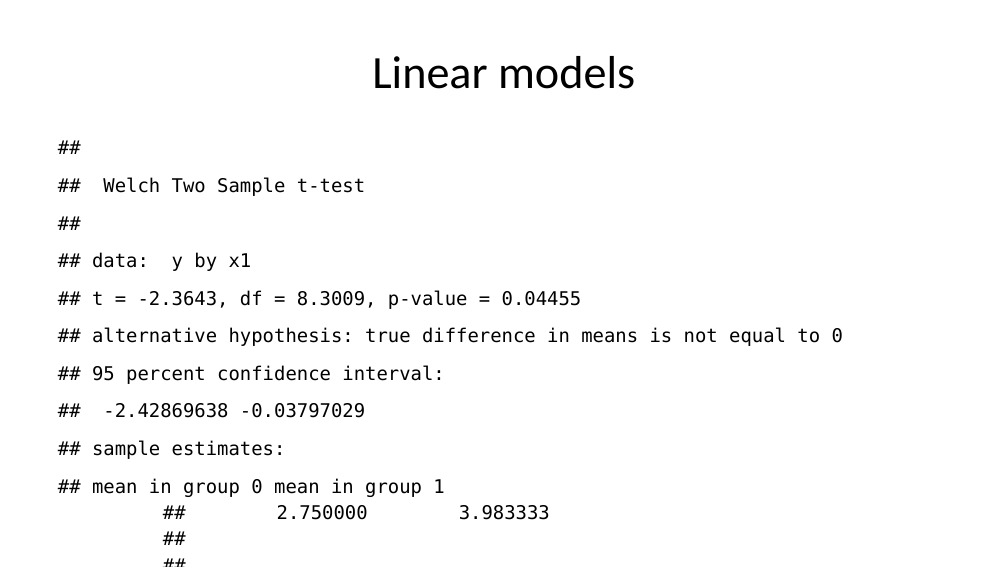
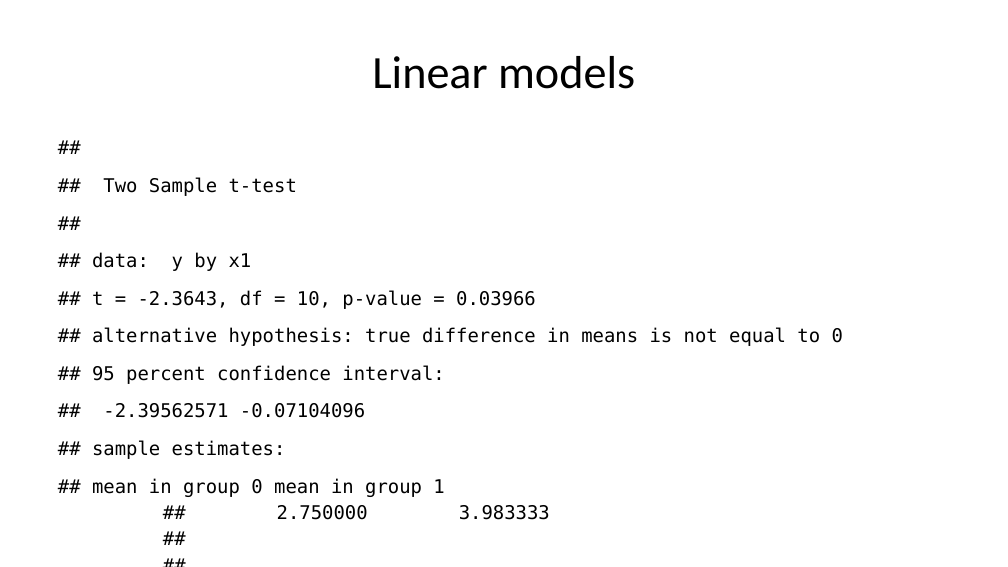
Before and after one commit to ABindoff/R_tutorials, a slide deck: slide 19 of statistical_inference.pptx. Drawn at 1008x567 pixels with LibreOffice and Linux fonts; fonts in the diff are those of the drawing. Boxes give left, top, right and bottom in pixels: in the first picture for what was removed or moved away, otherwise in the second. Text is boxed around its words. In the diff, an @@ line names an element or a change of style, - is before the commit and + after.

```diff
--- a/statistical_inference.pptx
+++ b/statistical_inference.pptx
@@ text at <box>92,177,843,520</box>: text changed @@
-##
-## Welch Two Sample t-test
-##
-## data: y by x1
-## t = -2.3643, df = 8.3009, p-value = 0.04455
-## alternative hypothesis: true difference in means is not equal to 0
-## 95 percent confidence interval:
-## -2.42869638 -0.03797029
-## sample estimates:
-## mean in group 0 mean in group 1
-## 2.750000 3.983333
+##
+## Two Sample t-test
+##
+## data: y by x1
+## t = -2.3643, df = 10, p-value = 0.03966
+## alternative hypothesis: true difference in means is not equal to 0
+## 95 percent confidence interval:
+## -2.39562571 -0.07104096
+## sample estimates:
+## mean in group 0 mean in group 1
+## 2.750000 3.983333
```
Also in this commit, not shown: 7 other slides changed, 1 other file.
